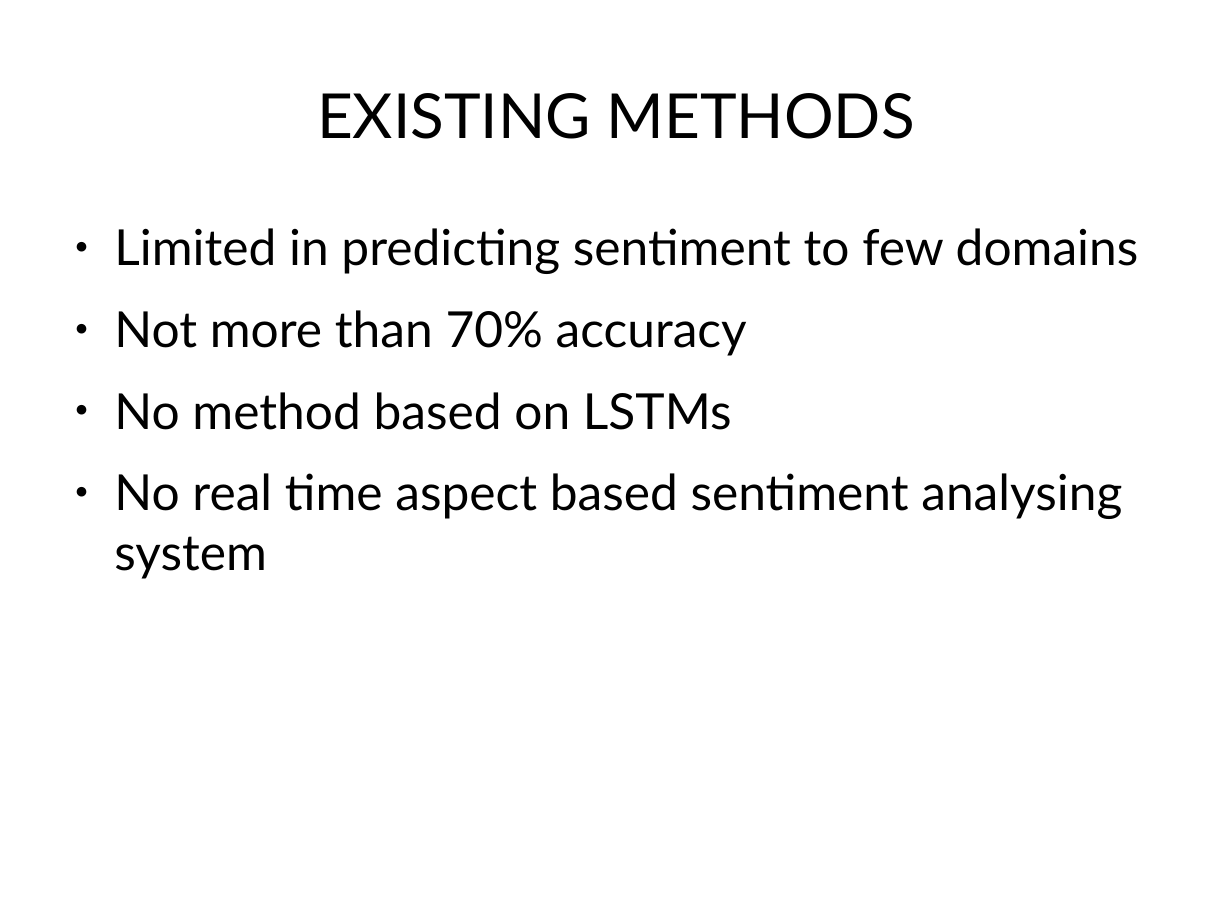
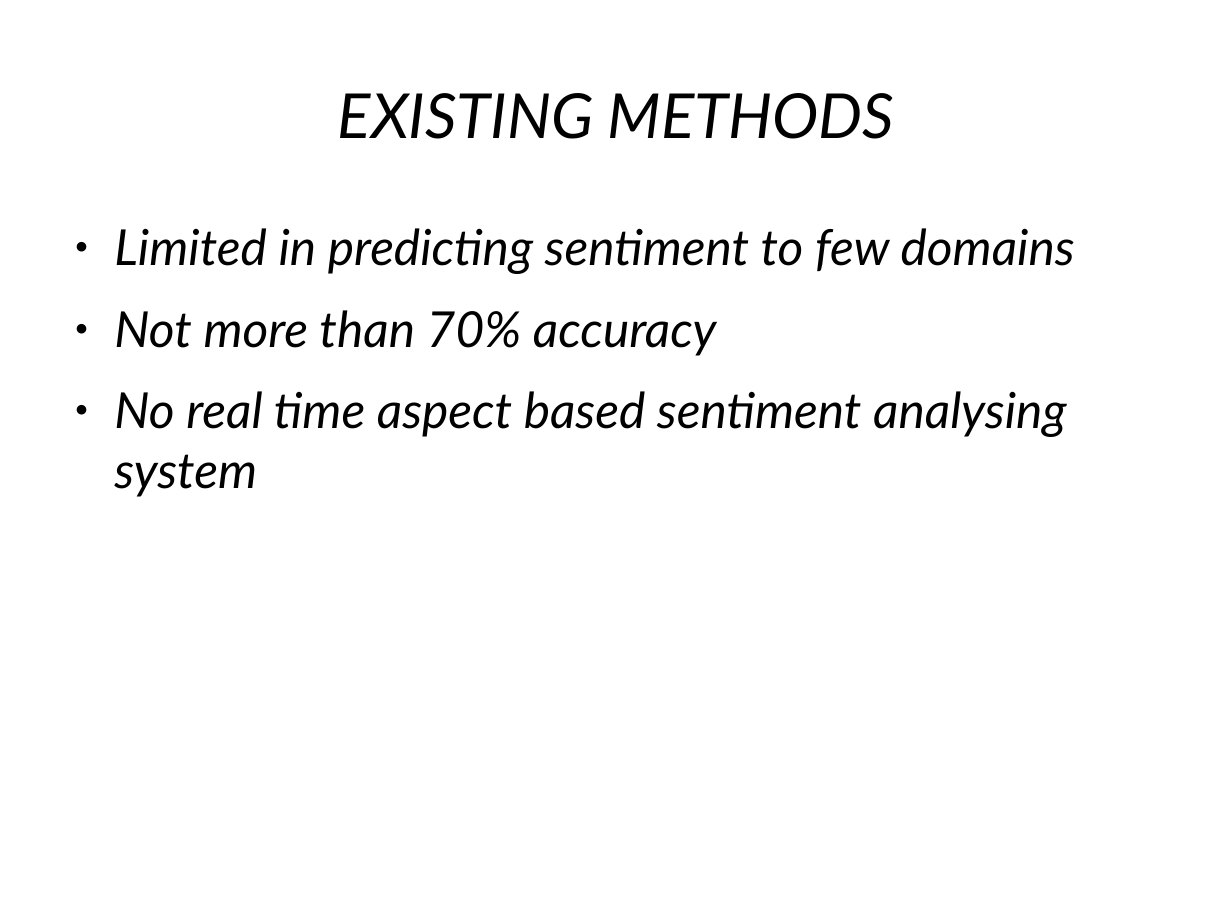
Before and after one commit to pranithkumar/Aspect-Based-Sentiment-Analysis, a slide deck: slide 3 of Aspect based Senti analysis/documentation/project review 1/proj_review.odp. Drawn at 1232x924 pixels with LibreOffice and Linux fonts; fonts in the diff are those of the drawing. Boxes give left, top, right and bottom in pixels: in the first picture for what was removed or moved away, otherwise in the second. Text is boxed around its words. In the diff, an @@ line names an element or a change of style, - is before the commit and + after.

```diff
--- a/Aspect based Senti analysis/documentation/project review 1/proj_review.odp
+++ b/Aspect based Senti analysis/documentation/project review 1/proj_review.odp
@@ title "EXISTING METHODS" at box(338, 93, 894, 139): italic on @@
@@ text "Limited in predicting sentiment to ..." at box(114, 228, 1075, 497): italic on @@
@@ text at box(114, 392, 732, 430): paragraph removed @@
-● No method based on LSTMs
```
Also in this commit, not shown: 8 other slides changed, 1 slide added, 2 slides removed, 16 other files.
